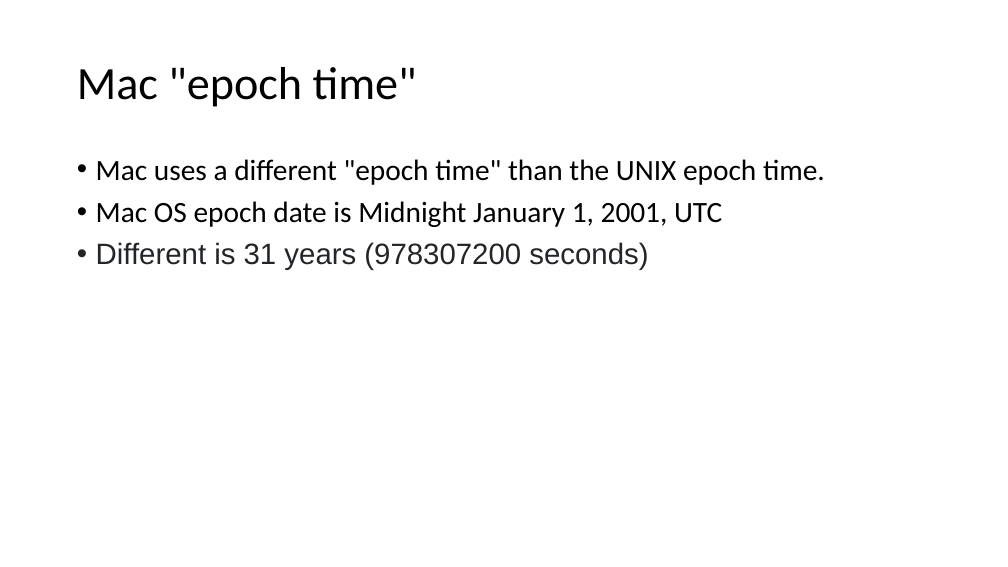
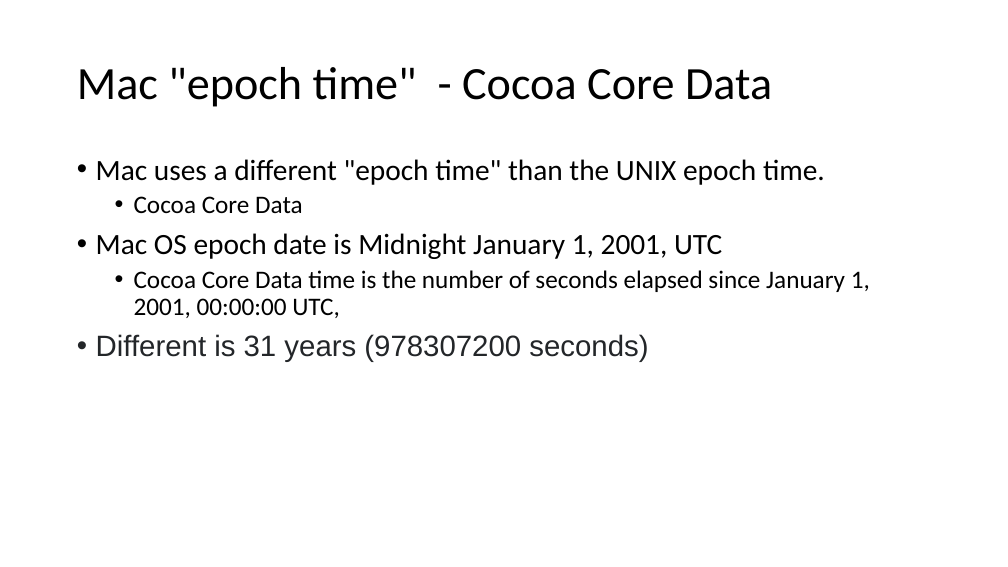
Before and after one commit to frankwxu/digital-forensics-lab, a slide deck: slide 29 of Basic_Computer_Skills_for_Forensics/0_Number_Systems.pptx. Drawn at 1008x567 pixels with LibreOffice and Linux fonts; fonts in the diff are those of the drawing; background and template pictures are left out. Boxes give left, top, right and bottom in pixels: in the first picture for what was removed or moved away, otherwise in the second. Text is boxed around its words. In the diff, an @@ line names an element or a change of style, - is before the commit and + after.

Commit message:
fix errors in Number System PPT

```diff
--- a/Basic_Computer_Skills_for_Forensics/0_Number_Systems.pptx
+++ b/Basic_Computer_Skills_for_Forensics/0_Number_Systems.pptx
@@ title at (x1=77, y1=67, x2=772, y2=107): text changed @@
-Mac "epoch time"
+Mac "epoch time" - Cocoa Core Data
@@ text at (x1=134, y1=196, x2=303, y2=214): paragraph added @@
+  • Cocoa Core Data
@@ text at (x1=134, y1=270, x2=870, y2=318): paragraph added @@
+  • Cocoa Core Data time is the number of seconds elapsed since January 1, 2001, 00:00:00 UTC,
```
Also in this commit, not shown: 7 other slides changed, 1 other file.
